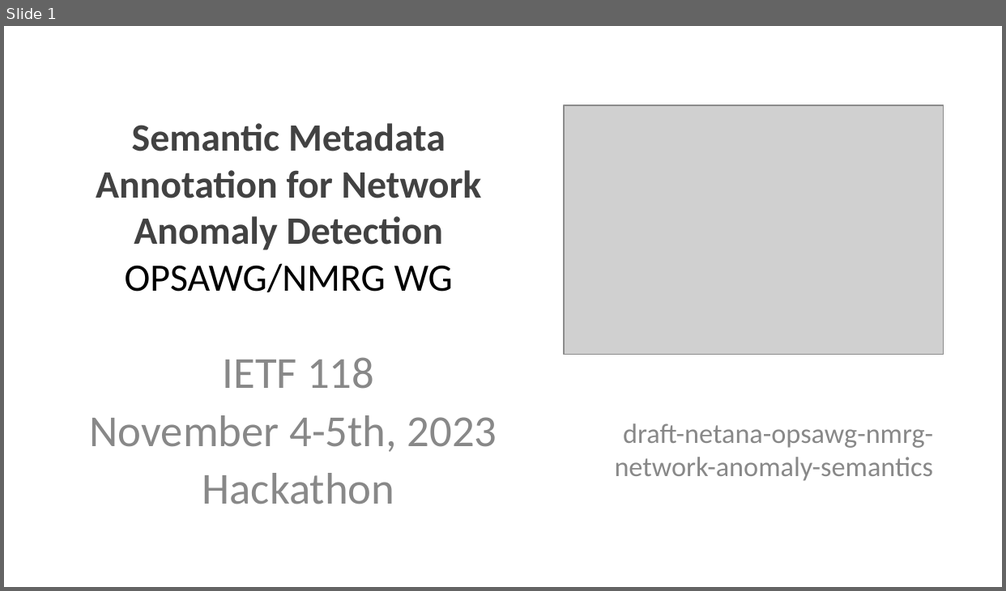
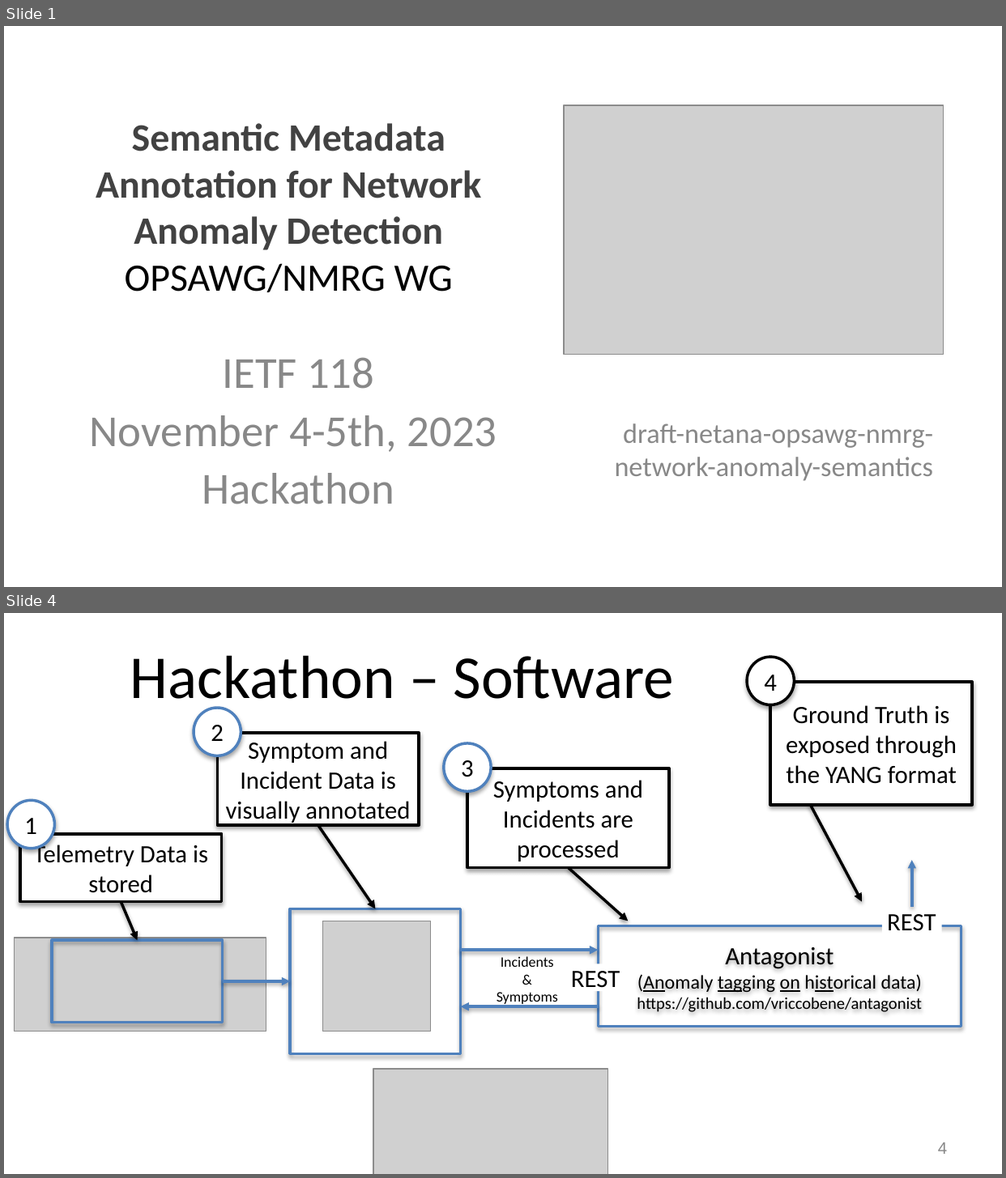
Before and after one commit to network-analytics/ietf-network-analytics-document-status, a slide deck: 118/Hackathon/ietf-118-hackathon-semantic-metadata-annotation-anomaly-detection.pptx. Shown one above the other, each under a label of ours: slide 1 before the commit, slides 1 and 4 after it; the slides between them are not shown. The pictures are 1006x591 and 1006x1178 pixels, drawn with LibreOffice and Linux fonts; fonts in the diff are those of the drawing; grey boxes stand for pictures. Boxes give left, top, right and bottom in pixels: in the first picture for what was removed or moved away, otherwise in the second. Text is boxed around its words. In the diff, an @@ line names an element or a change of style, - is before the commit and + after.

```diff
--- a/118/Hackathon/ietf-118-hackathon-semantic-metadata-annotation-anomaly-detection.pptx
+++ b/118/Hackathon/ietf-118-hackathon-semantic-metadata-annotation-anomaly-detection.pptx
@@ slide 4 added at bbox=[4, 613, 1002, 1174], background #FFFFFF @@
@@ title added at bbox=[130, 655, 674, 713], 44 pt, text #000000 @@
+Hackathon – Software
@@ ellipse added at bbox=[747, 657, 794, 705], fill #FFFFFF, outline #000000 2 pt, 18 pt, text #000000 @@
+4
@@ rectangle added at bbox=[770, 682, 972, 805], fill #FFFFFF, outline #000000 2 pt, 18 pt, text #000000 @@
+Ground Truth is exposed through the YANG format
@@ ellipse added at bbox=[194, 708, 241, 756], fill #FFFFFF, outline #4F81BD 2 pt, 18 pt, text #000000 @@
+2
@@ rectangle added at bbox=[218, 733, 420, 825], fill #FFFFFF, outline #000000 2 pt, 18 pt, text #000000 @@
+Symptom and Incident Data is visually annotated
@@ ellipse added at bbox=[444, 743, 491, 792], fill #FFFFFF, outline #4F81BD 2 pt, 18 pt, text #000000 @@
+3
@@ rectangle added at bbox=[467, 769, 669, 868], fill #FFFFFF, outline #000000 2 pt, 18 pt, text #000000 @@
+Symptoms and Incidents are processed
@@ ellipse added at bbox=[7, 801, 54, 849], fill #FFFFFF, outline #4F81BD 2 pt, 18 pt, text #000000 @@
+1
@@ arrow added from (810, 803) to (863, 901), #000000 2 pt @@
@@ arrow added from (318, 825) to (375, 909), #000000 2 pt @@
@@ rectangle added at bbox=[20, 833, 222, 901], fill #FFFFFF, outline #000000 2 pt, 18 pt, text #000000 @@
+Telemetry Data is stored
@@ arrow added from (568, 867) to (628, 922), #000000 2 pt @@
@@ arrow added from (912, 907) to (912, 861), #4F81BD 2 pt @@
@@ arrow added from (121, 901) to (137, 940), #000000 2 pt @@
@@ rectangle added at bbox=[291, 909, 461, 1054], outline #4F81BD 2 pt @@
@@ picture added at bbox=[322, 922, 430, 1031] @@
@@ rectangle added at bbox=[598, 926, 961, 1027], outline #4F81BD 2 pt, 12 pt, text #000000 @@
+Antagonist
+(Anomaly tagging on historical data)
+https://github.com/vriccobene/antagonist
@@ text added at bbox=[887, 914, 936, 931], 18 pt, text #000000 @@
+REST
@@ picture added at bbox=[14, 939, 266, 1032] @@
@@ rectangle added at bbox=[52, 940, 223, 1022], outline #4F81BD 2 pt @@
@@ arrow added from (460, 950) to (598, 950), #4F81BD 2 pt @@
@@ text added at bbox=[496, 956, 558, 1007], 10.5 pt, text #000000 @@
+Incidents
+&
+Symptoms
@@ text added at bbox=[571, 971, 620, 994], 18 pt, text #000000 @@
+REST
@@ arrow added from (223, 982) to (291, 982), #4F81BD 2 pt @@
@@ arrow added from (599, 1007) to (460, 1007), #4F81BD 2 pt @@
@@ picture added at bbox=[373, 1069, 607, 1174] @@
@@ page number added at bbox=[938, 1143, 947, 1154], 12 pt, text #888888 @@
+4
```
Also in this commit, not shown: 2 slides changed, 4 other slides added, 3 slides removed, 1 other file.
